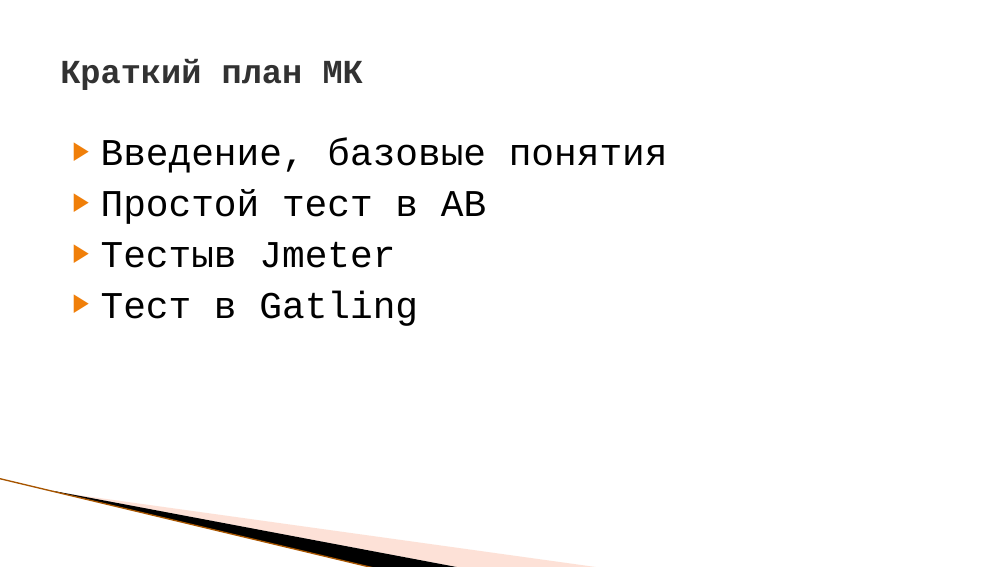
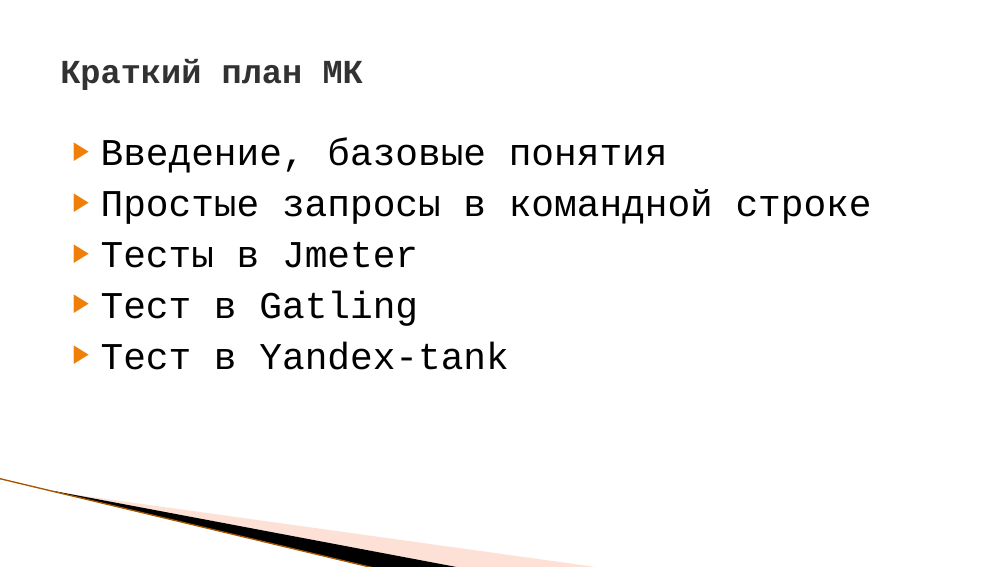
Before and after one commit to ProfitFx/HBLTWS, a slide deck: slide 4 of LoadTestStart.pptx (slide 3 before the commit). Drawn at 1008x567 pixels with LibreOffice and Linux fonts; fonts in the diff are those of the drawing; background and template pictures are left out. Boxes give left, top, right and bottom in pixels: in the first picture for what was removed or moved away, otherwise in the second. Text is boxed around its words. In the diff, an @@ line names an element or a change of style, - is before the commit and + after.

```diff
--- a/LoadTestStart.pptx
+++ b/LoadTestStart.pptx
@@ text at <box>101,189,872,268</box>: text changed @@
-▶ Простой тест в AB
-▶ Тестыв Jmeter
+▶ Простые запросы в командной строке
+▶ Тесты в Jmeter
@@ text at <box>101,342,508,370</box>: paragraph added @@
+▶ Тест в Yandex-tank
```
Also in this commit, not shown: 8 other slides changed, 1 slide added, 13 other files.
